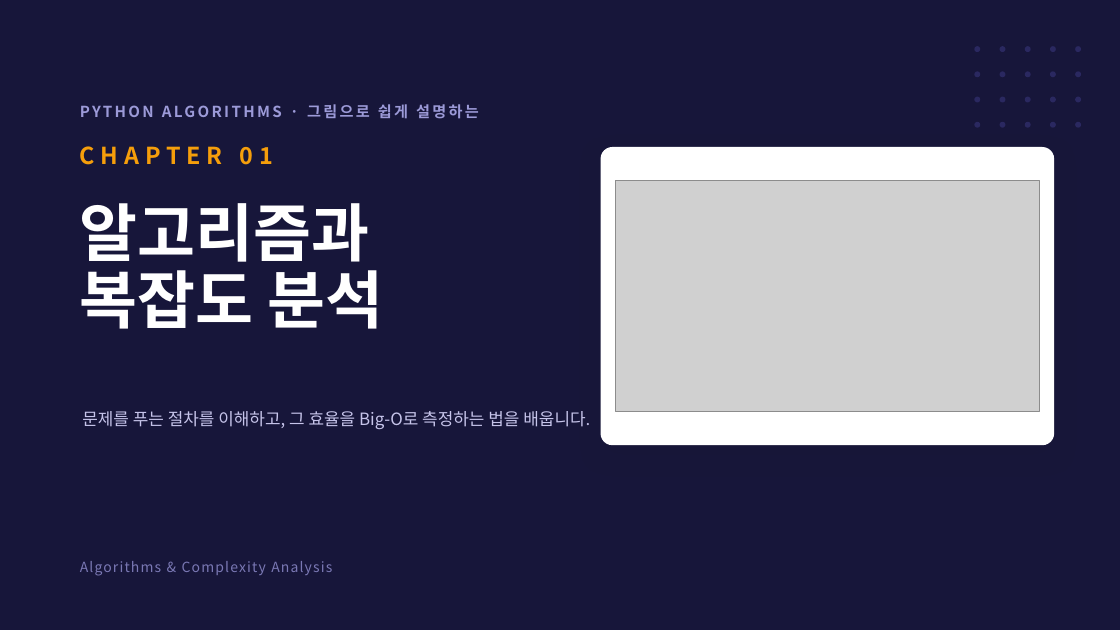
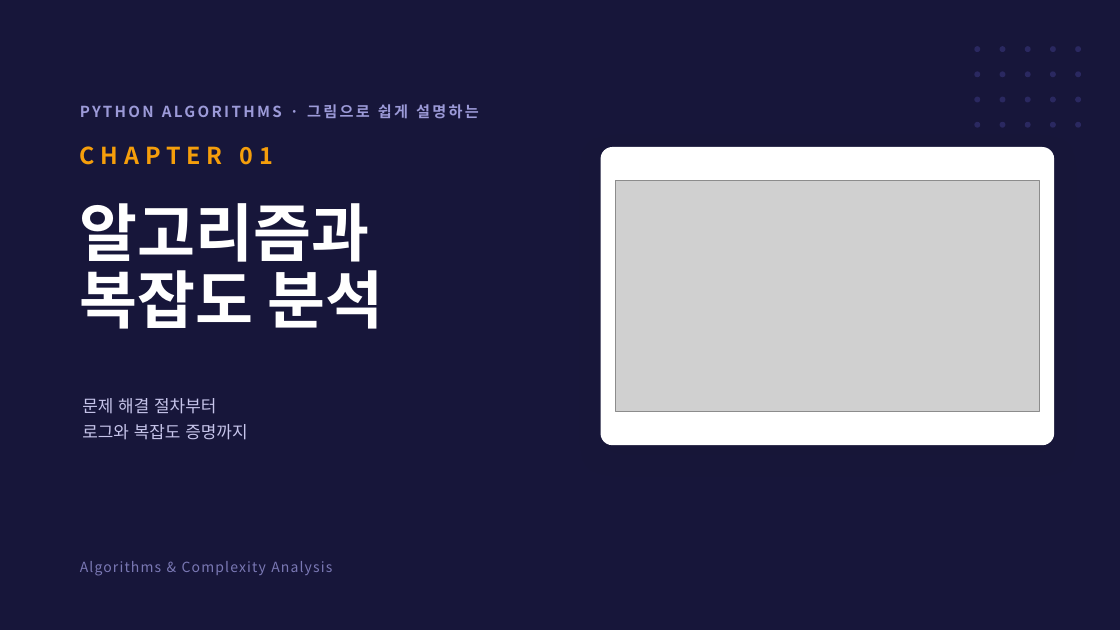
Before and after one commit to Sangdon-Park/Sangdon-Park.github.io, a slide deck: slide 1 of data/알고리즘/1장_알고리즘과_복잡도분석.pptx. Drawn at 1120x630 pixels with LibreOffice and Linux fonts; fonts in the diff are those of the drawing; grey boxes stand for pictures. Boxes give left, top, right and bottom in pixels: in the first picture for what was removed or moved away, otherwise in the second. Text is boxed around its words. In the diff, an @@ line names an element or a change of style, - is before the commit and + after.

```diff
--- a/data/알고리즘/1장_알고리즘과_복잡도분석.pptx
+++ b/data/알고리즘/1장_알고리즘과_복잡도분석.pptx
@@ text at (82,398,247,440): text changed @@
-문제를 푸는 절차를 이해하고, 그 효율을 Big-O로 측정하는 법을 배웁니다.
+문제 해결 절차부터
+로그와 복잡도 증명까지
```
Also in this commit, not shown: 47 other slides changed, 44 slides added, 12 slides removed.
